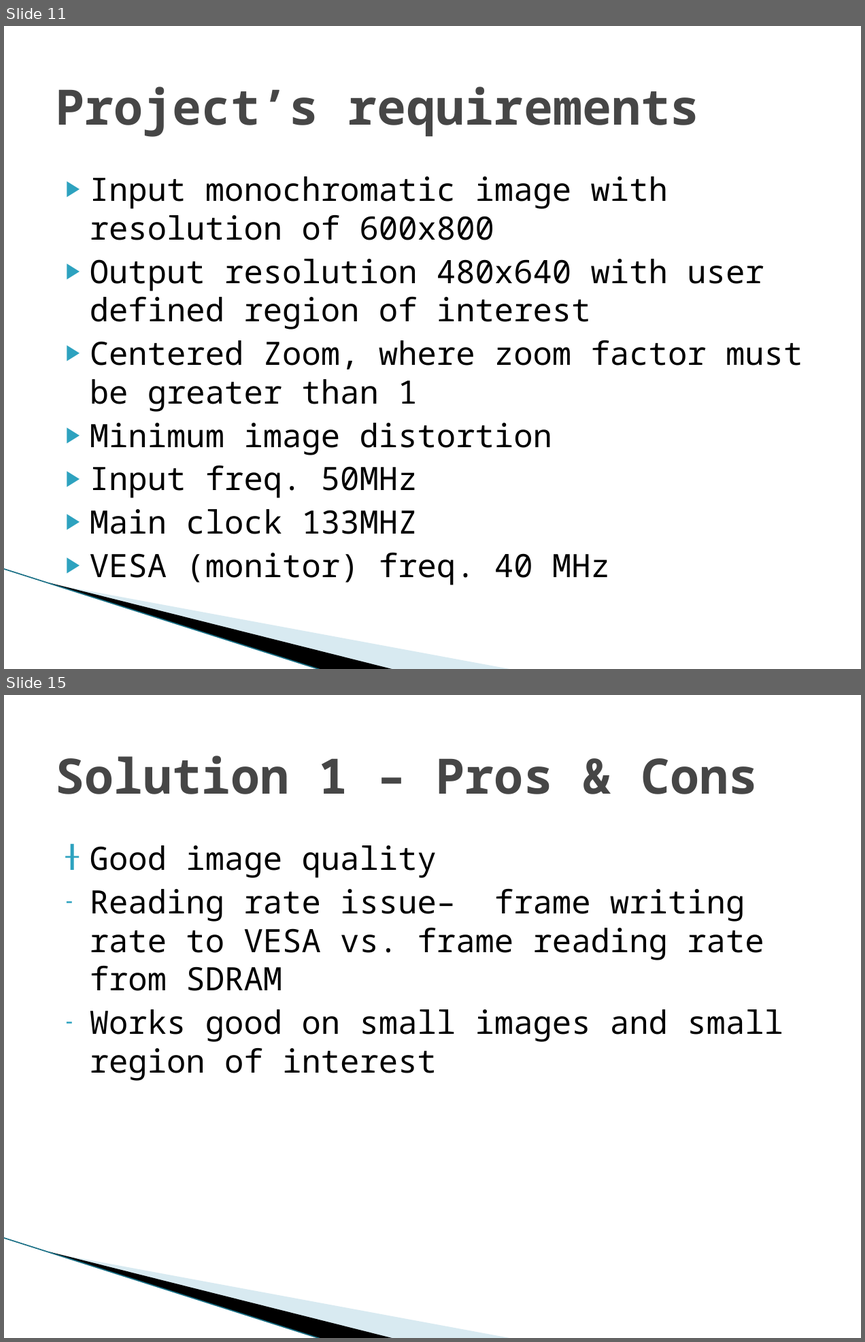
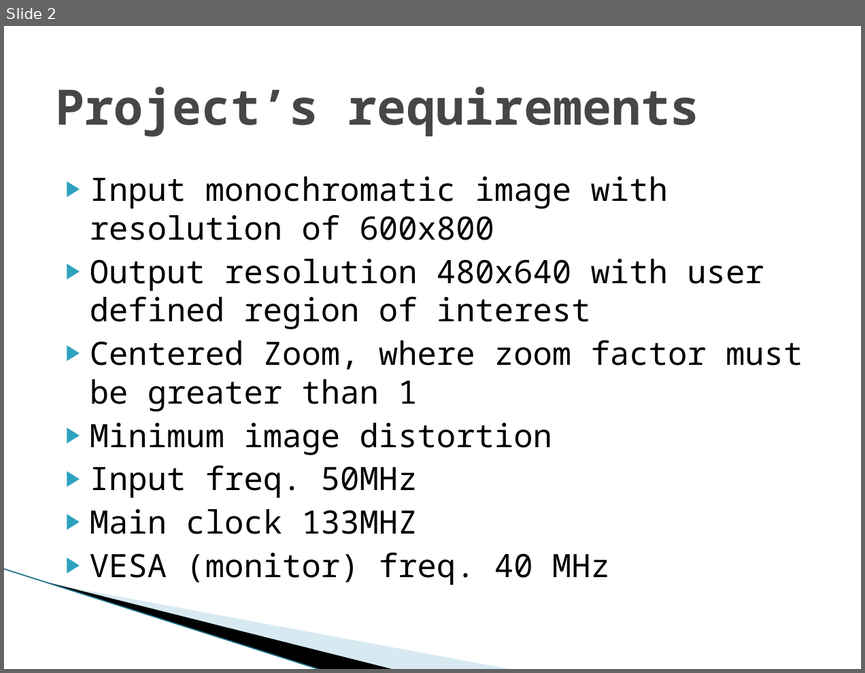
Before and after one commit to shizzz88/image-rotation-technion-ee, a slide deck: Presentation/Mid_Presentation.pptx. Shown one above the other, each under a label of ours: slides 11 and 15 before the commit, slide 2 after it; the slides between them are not shown. The pictures are 865x1342 and 865x673 pixels, drawn with LibreOffice and Linux fonts; fonts in the diff are those of the drawing; background and template pictures are left out. Boxes give left, top, right and bottom in pixels: in the first picture for what was removed or moved away, otherwise in the second. Text is boxed around its words. In the diff, an @@ line names an element or a change of style, - is before the commit and + after.

```diff
--- a/Presentation/Mid_Presentation.pptx
+++ b/Presentation/Mid_Presentation.pptx
@@ slide 15 removed at bbox=[4, 695, 861, 1338], background #FFFFFF; not listed: 3 template elements that a slide beside it also shows @@
@@ title removed at bbox=[55, 756, 757, 794] @@
-Solution 1 – Pros & Cons
@@ text removed at bbox=[90, 845, 783, 1081] @@
-╂ Good image quality
-– Reading rate issue– frame writing rate to VESA vs. frame reading rate from SDRAM
-– Works good on small images and small region of interest
@@ what was slide 11 is now slide 2 @@
```
Also in this commit, not shown: 6 slides changed, 8 slides added, 17 other slides removed, 1 other file.
